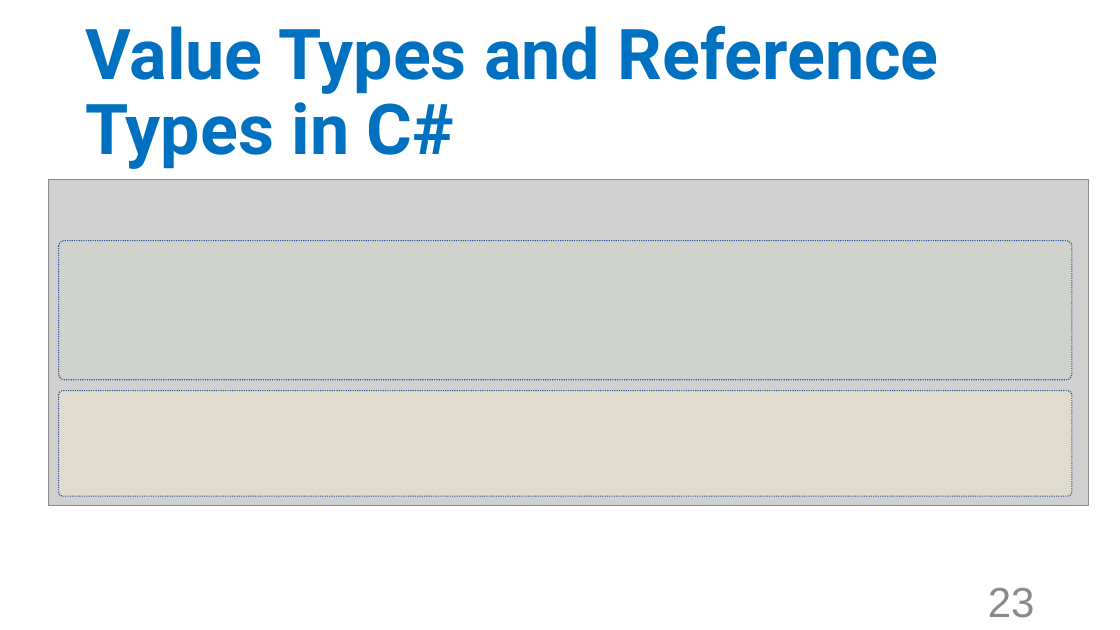
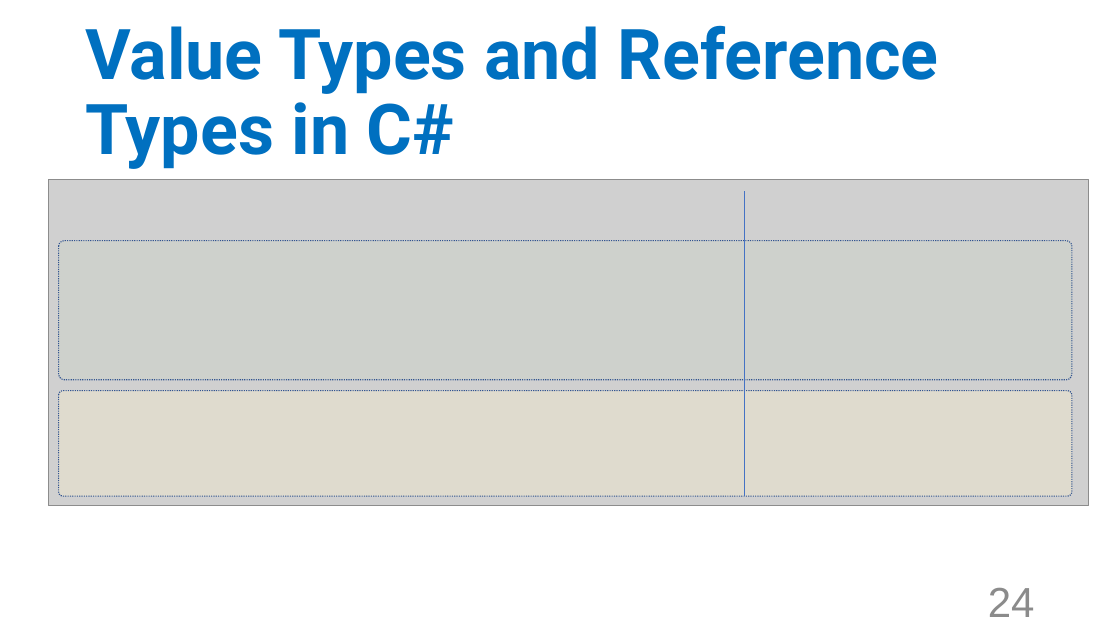
Before and after one commit to TanapatPluemchai/OOP2565-Week-05, a slide deck: slide 24 of Slides/หน่วยที่ 5 Types.pptx (slide 23 before the commit). Drawn at 1120x630 pixels with LibreOffice and Linux fonts; fonts in the diff are those of the drawing; grey boxes stand for pictures; background and template pictures are left out. Boxes give left, top, right and bottom in pixels: in the first picture for what was removed or moved away, otherwise in the second. Text is boxed around its words. In the diff, an @@ line names an element or a change of style, - is before the commit and + after.

```diff
--- a/Slides/หน่วยที่ 5 Types.pptx
+++ b/Slides/หน่วยที่ 5 Types.pptx
@@ line added from (744, 192) to (744, 497), #4472C4 0.5 pt @@
@@ page number at box(988, 588, 1035, 617): text changed @@
-23
+24
```
Also in this commit, not shown: 1 other slide changed, 1 slide added, 3 other files.
